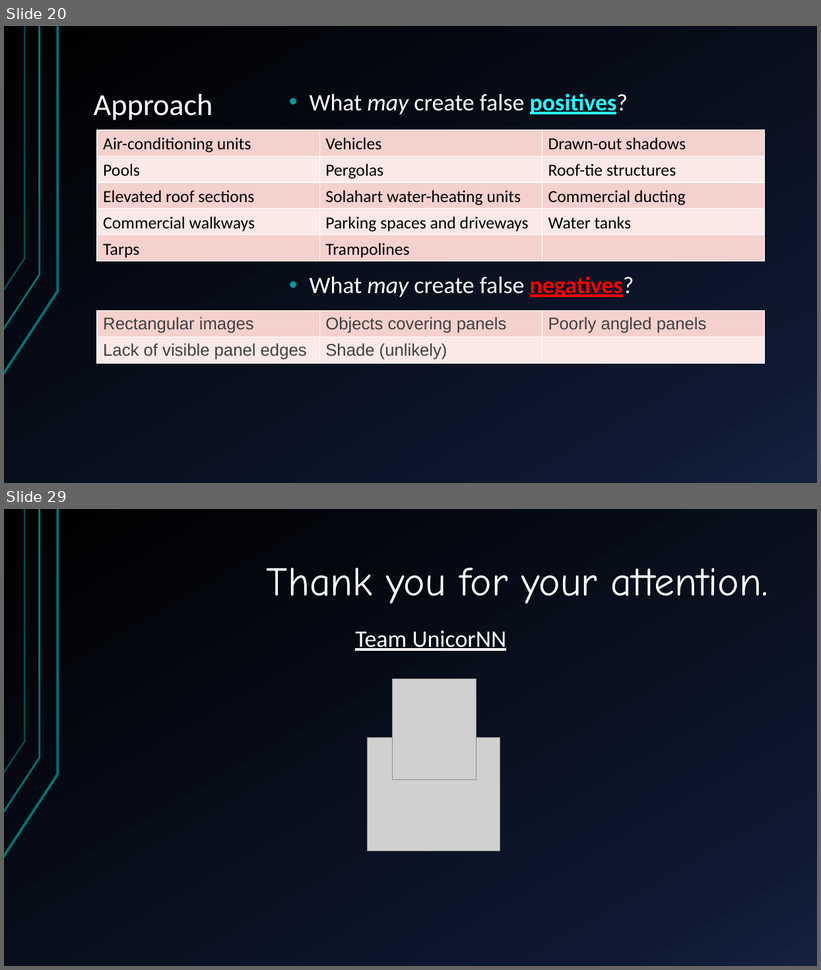
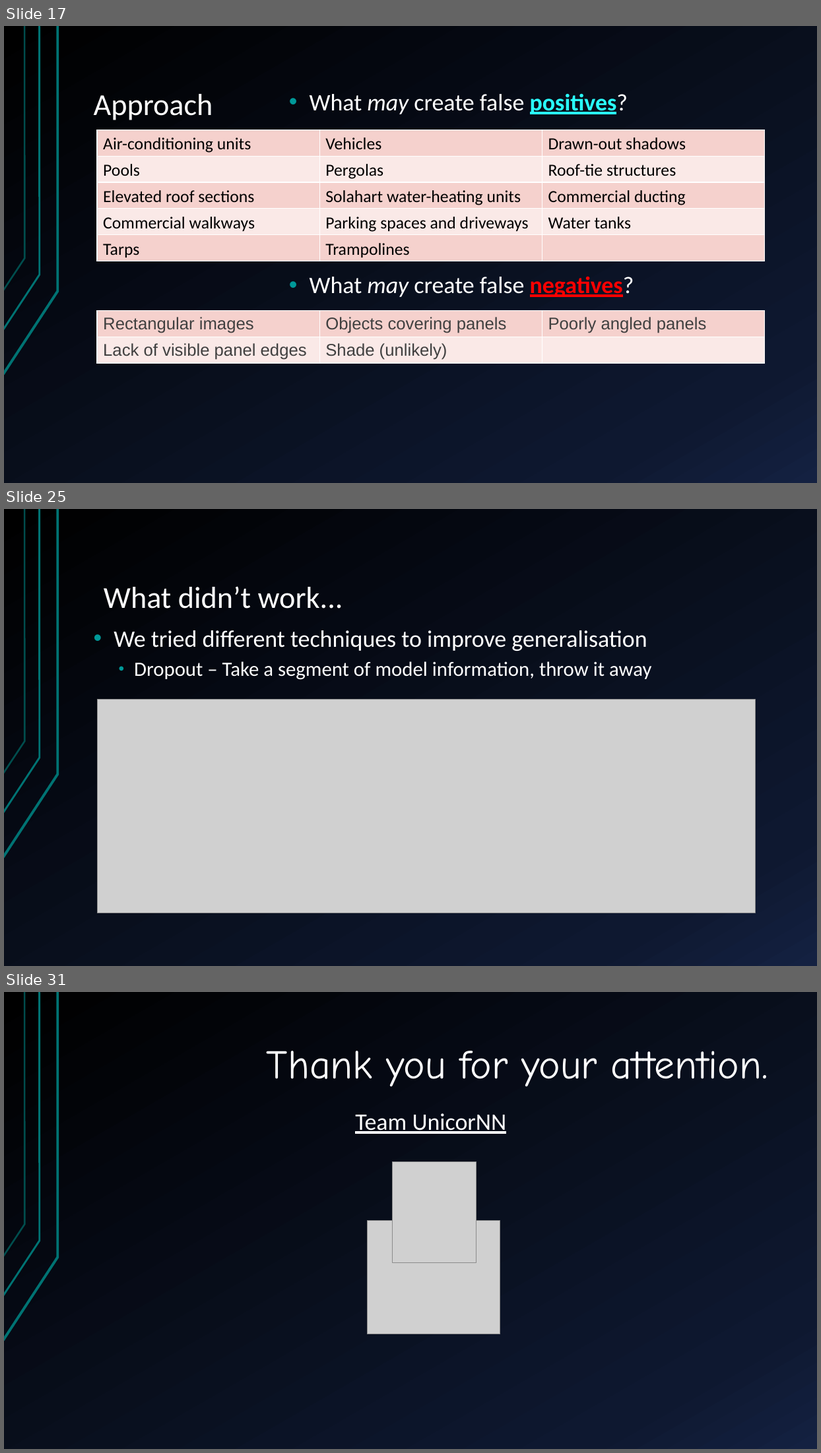
Before and after one commit to sofiary/teamunicornn, a slide deck: Western Power Hack-a-Gig Presentation.pptx. Shown one above the other, each under a label of ours: slides 20 and 29 before the commit, slides 17, 25 and 31 after it; the slides between them are not shown. The pictures are 821x970 and 821x1453 pixels, drawn with LibreOffice and Linux fonts; fonts in the diff are those of the drawing; grey boxes stand for pictures. Boxes give left, top, right and bottom in pixels: in the first picture for what was removed or moved away, otherwise in the second. Text is boxed around its words. In the diff, an @@ line names an element or a change of style, - is before the commit and + after.

```diff
--- a/Western Power Hack-a-Gig Presentation.pptx
+++ b/Western Power Hack-a-Gig Presentation.pptx
@@ slide 25 added at box(4, 509, 817, 966), background gradient #000000 to #0F1931 to #142242; not listed: 3 template elements that a slide beside it also shows @@
@@ text added at box(104, 586, 343, 609), 36 pt, text #FFFFFF @@
+What didn’t work...
@@ text added at box(114, 630, 651, 680), 24 pt, text #FFFFFF @@
+• We tried different techniques to improve generalisation
+  • Dropout – Take a segment of model information, throw it away
@@ picture added at box(97, 699, 756, 914) @@
@@ what was slide 20 is now slide 17 @@
@@ what was slide 29 is now slide 31 @@
```
Also in this commit, not shown: 7 slides changed, 4 other slides added, 3 slides removed.
